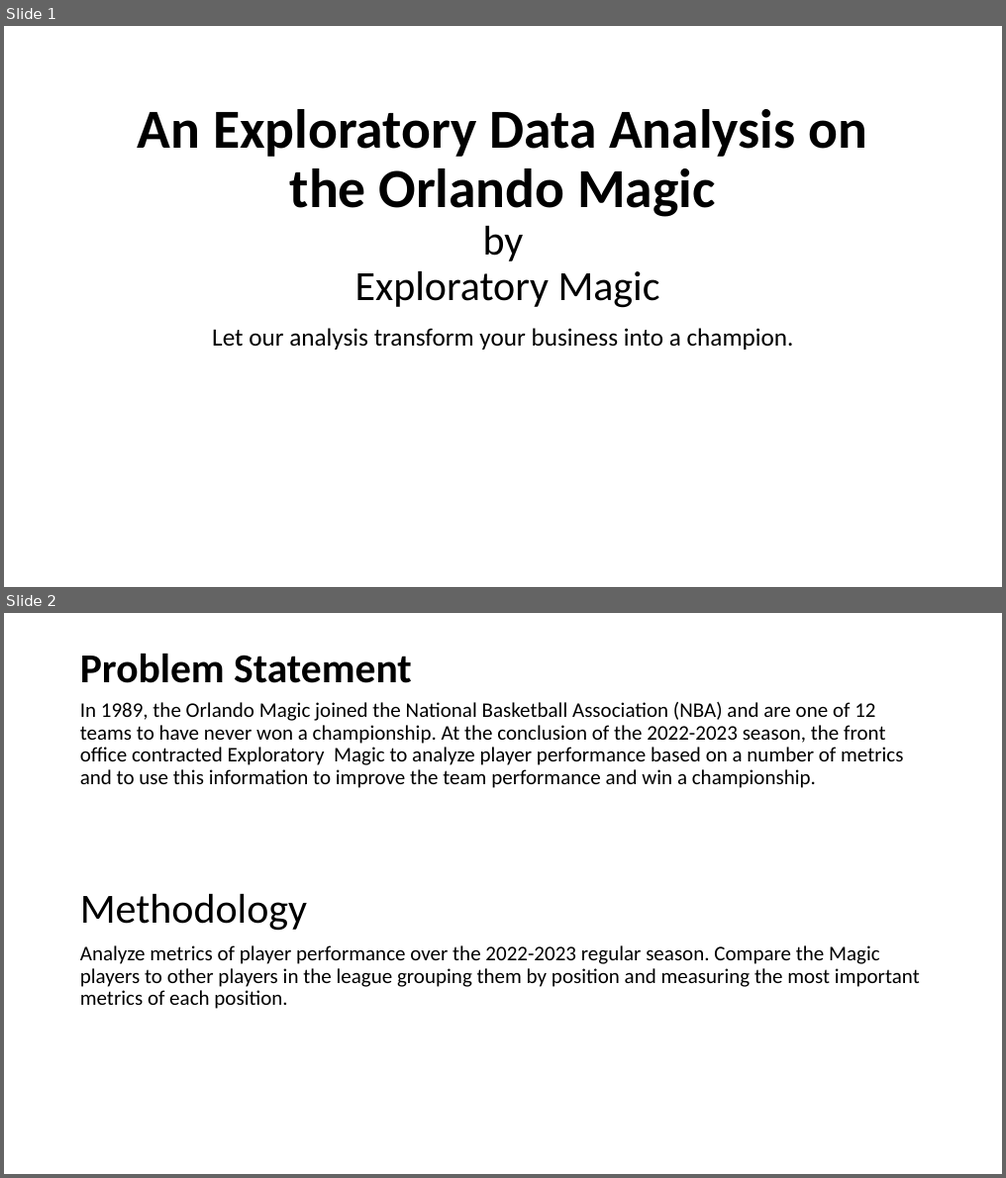
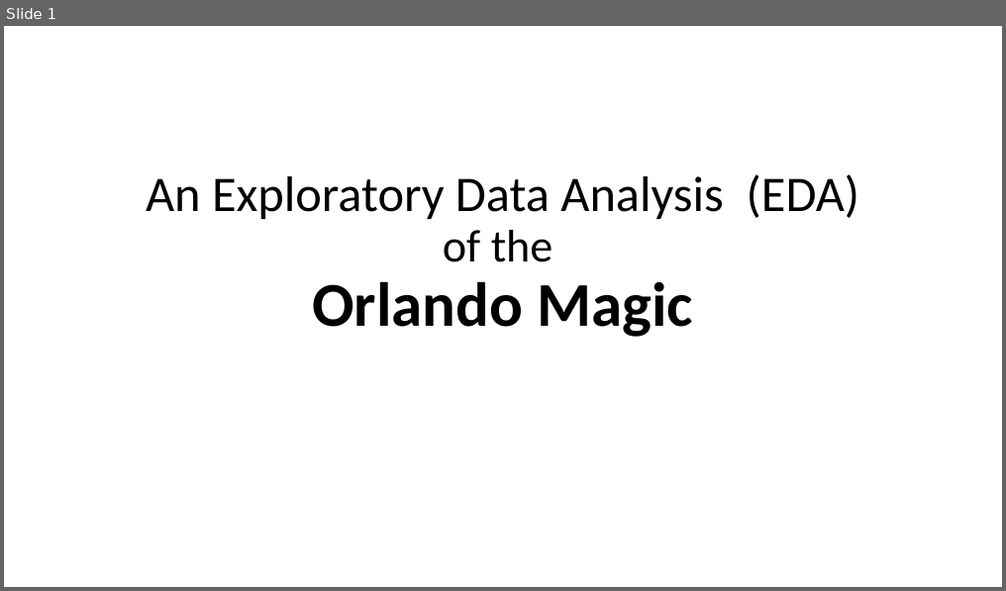
Before and after one commit to CandaceDoesData/Group_Project_1, a slide deck: mm_Group3_Project_1_Presentation.pptx. Shown one above the other, each under a label of ours: slides 1 and 2 before the commit, slide 1 after it. The pictures are 1006x1178 and 1006x591 pixels, drawn with LibreOffice and Linux fonts; fonts in the diff are those of the drawing. Boxes give left, top, right and bottom in pixels: in the first picture for what was removed or moved away, otherwise in the second. Text is boxed around its words. In the diff, an @@ line names an element or a change of style, - is before the commit and + after.

```diff
--- a/mm_Group3_Project_1_Presentation.pptx
+++ b/mm_Group3_Project_1_Presentation.pptx
@@ slide 2 removed at (4, 613, 1002, 1174), background #FFFFFF @@
@@ title removed at (80, 653, 412, 683) @@
-Problem Statement
@@ text removed at (80, 702, 920, 1009) @@
-In 1989, the Orlando Magic joined the National Basketball Association (NBA) and are one of 12 teams to have never won a championship. At the conclusion of the 2022-2023 season, the front office contracted Exploratory Magic to analyze player performance based on a number of metrics and to use this information to improve the team performance and win a championship.
-Methodology
-Analyze metrics of player performance over the 2022-2023 regular season. Compare the Magic players to other players in the league grouping them by position and measuring the most important metrics of each position.
@@ slide 1 changed as well @@
@@ title "An Exploratory Data Analysis (EDA) ..." at (146, 174, 860, 337): vertical alignment bottom to middle @@
@@ title at (146, 174, 860, 337): text changed; size 53 to 48 pt; bold off @@
-An Exploratory Data Analysis on the Orlando Magic
-by
-Exploratory Magic
+An Exploratory Data Analysis (EDA)
+of the
+Orlando Magic
@@ subtitle removed at (212, 328, 794, 350) @@
-Let our analysis transform your business into a champion.
```
Also in this commit, not shown: 30 slides added, 2 other slides removed.
